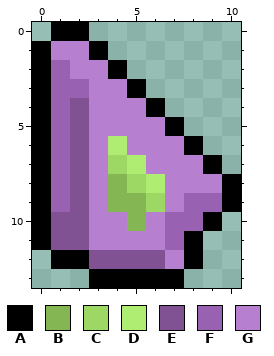
Edited in one commit: pixel-art sprite (assets/sprites/cursors/pointer.png). The first picture shows the starting point.
The file is 11x14 pixels.
Palette (. is transparent): A #000000  B #85b654  C #9dd864  D #aeed71  E #805294  F #9961b1  G #b77fd0
Pixels before, first column x 0:
 0 .AA........
 1 AGGA.......
 2 AFGGA......
 3 AFFGGA.....
 4 AFEGGGA....
 5 AFEGGGGA...
 6 AFEGDGGGA..
 7 AFEGCDGGGA.
 8 AFEGBCDGGGA
 9 AFEGBBCGFFA
10 AEEGGBGFFA.
11 AEEGGGGFA..
12 .AAEEEEGA..
13 ...AAAAA...
The result:
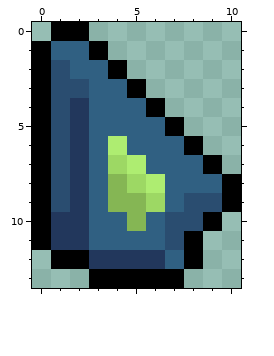
Edits made:
Colour E changes from #805294 to #22375c.
Colour F changes from #9961b1 to #2a4d70.
Colour G changes from #b77fd0 to #306082.
